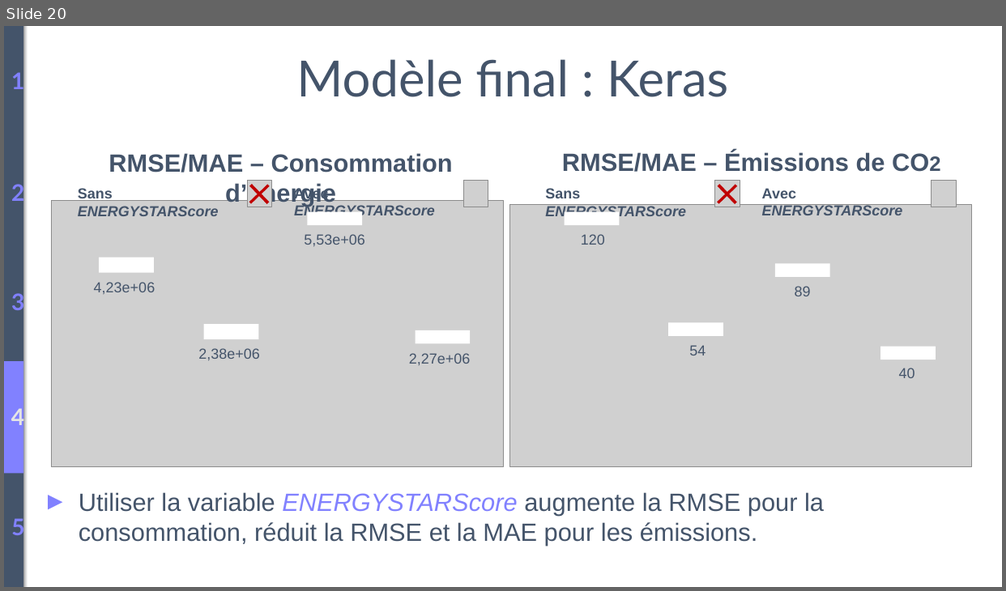
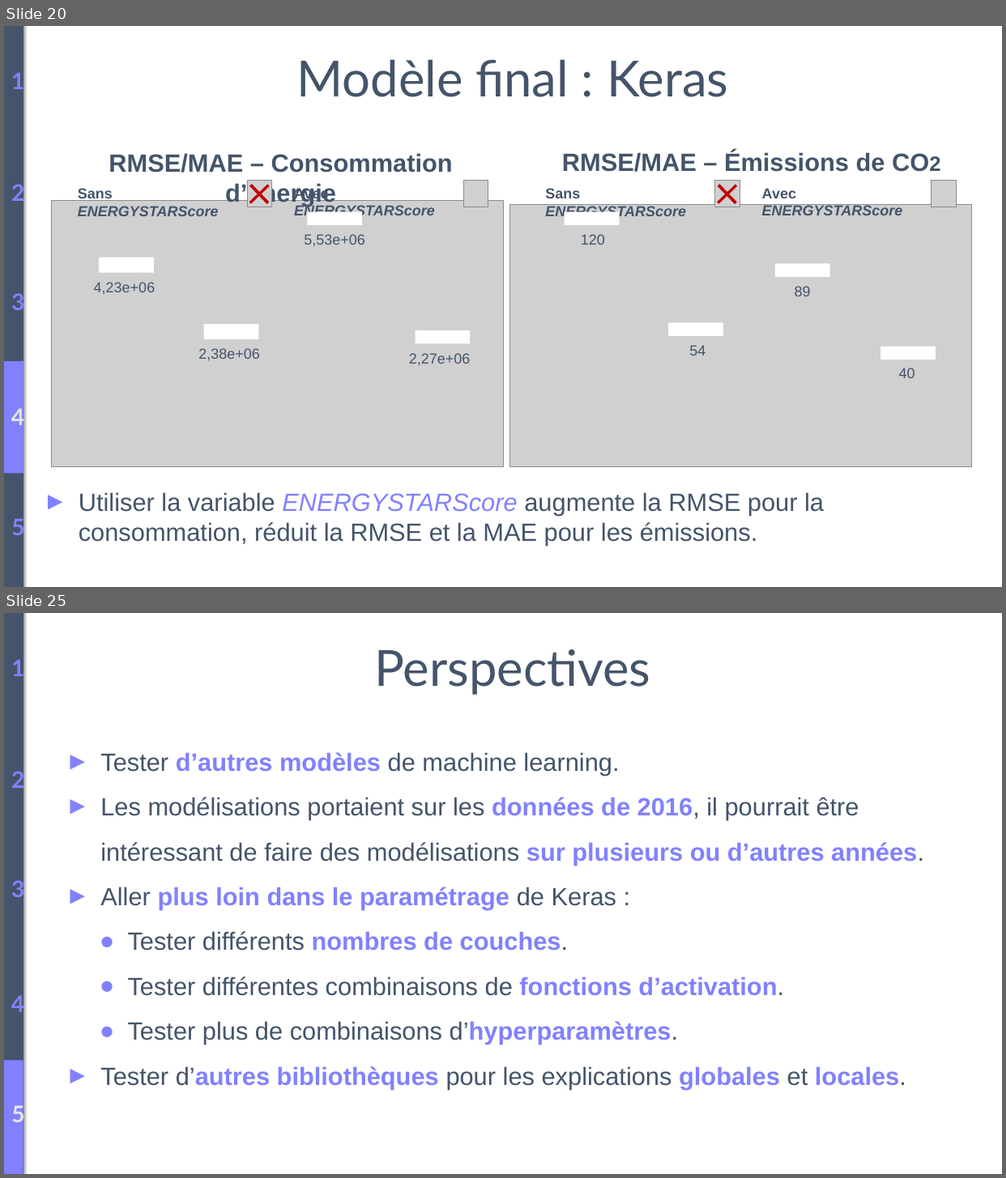
Before and after one commit to BiGHeaDMaX/Predire-Consommation-et-Emissions-de-Batiments, a slide deck: Présentation.pptx. Shown one above the other, each under a label of ours: slide 20 before the commit, slides 20 and 25 after it; the slides between them are not shown. The pictures are 1006x591 and 1006x1178 pixels, drawn with LibreOffice and Linux fonts; fonts in the diff are those of the drawing; grey boxes stand for pictures. Boxes give left, top, right and bottom in pixels: in the first picture for what was removed or moved away, otherwise in the second. Text is boxed around its words. In the diff, an @@ line names an element or a change of style, - is before the commit and + after.

```diff
--- a/Présentation.pptx
+++ b/Présentation.pptx
@@ slide 25 added at (4,613,1002,1174), background #FFFFFF @@
@@ rectangle added at (4,613,23,1174), fill #44546A @@
@@ text added at (11,657,24,681), 22 pt, text #8181FF, bold @@
+1
@@ text added at (374,649,650,695), 48 pt, text #44546A @@
+Perspectives
@@ text added at (100,752,924,1089), 24 pt, text #44546A @@
+► Tester d’autres modèles de machine learning.
+► Les modélisations portaient sur les données de 2016, il pourrait être intéressant de faire des modélisations sur plusieurs ou d’autres années.
+► Aller plus loin dans le paramétrage de Keras :
+● Tester différents nombres de couches.
+● Tester différentes combinaisons de fonctions d’activation.
+● Tester plus de combinaisons d’hyperparamètres.
+► Tester d’autres bibliothèques pour les explications globales et locales.
@@ text added at (11,769,24,793), 22 pt, text #8181FF, bold @@
+2
@@ text added at (11,878,24,902), 22 pt, text #8181FF, bold @@
+3
@@ text added at (11,992,24,1016), 22 pt, text #8181FF, bold @@
+4
@@ rectangle added at (4,1061,23,1174), fill #8181FF @@
@@ text added at (11,1102,24,1127), 22 pt, text #E5E5E5, bold @@
+5
```
Also in this commit, not shown: 2 slides changed, 2 other slides added.
